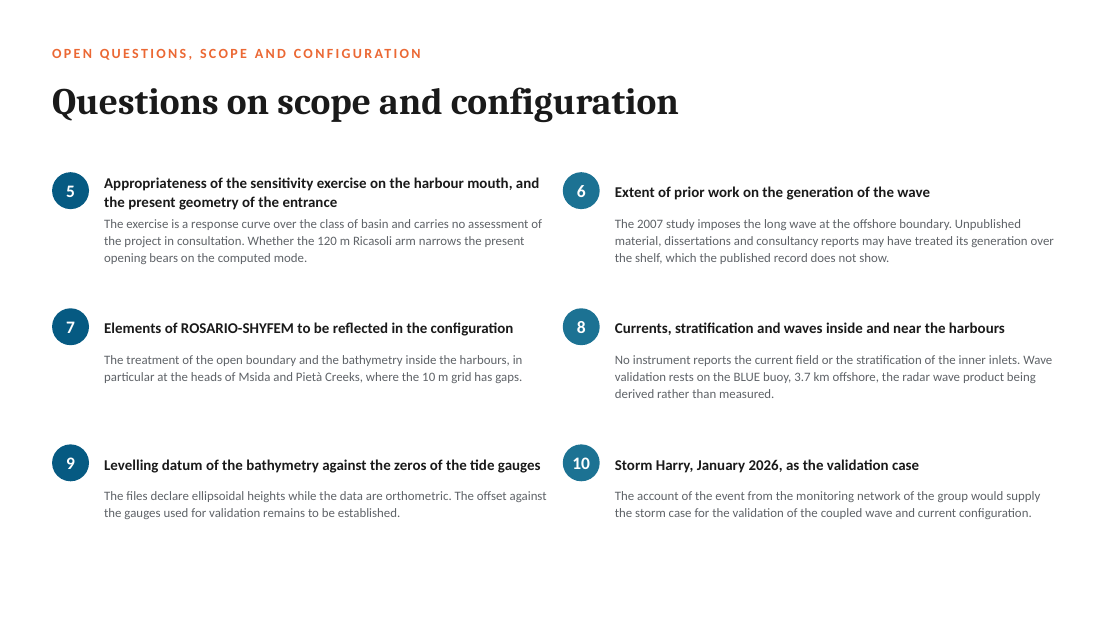
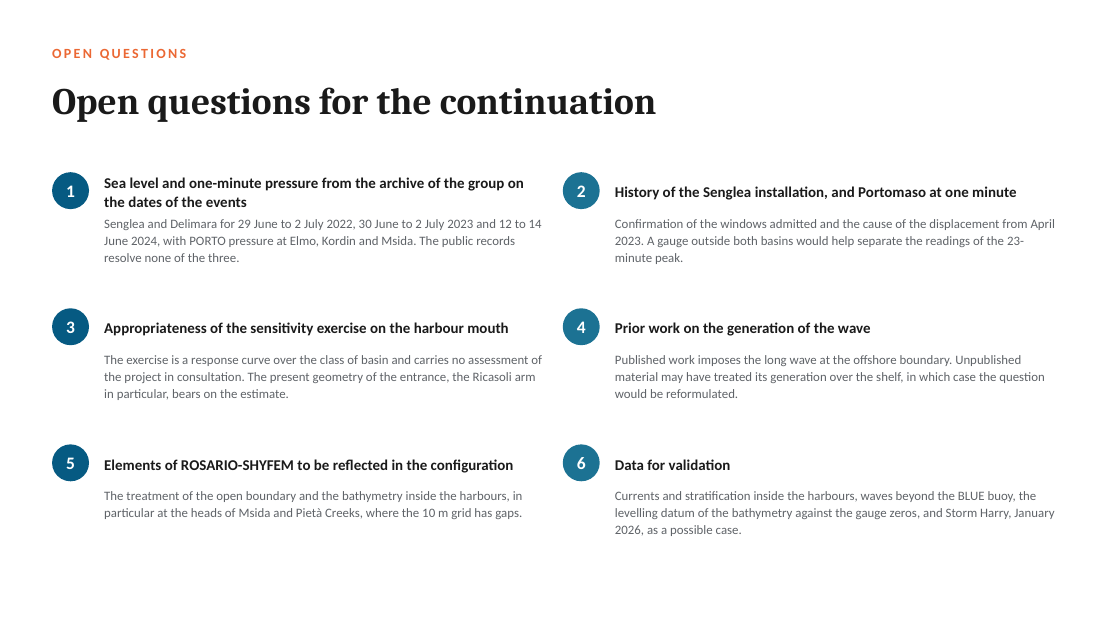
Before and after one commit to cicero-martins/MaltaDT, a slide deck: slide 15 of docs/valletta_model_concept_2026-10-08.pptx (slide 18 before the commit). Drawn at 1120x630 pixels with LibreOffice and Linux fonts; fonts in the diff are those of the drawing. Boxes give left, top, right and bottom in pixels: in the first picture for what was removed or moved away, otherwise in the second. Text is boxed around its words. In the diff, an @@ line names an element or a change of style, - is before the commit and + after.

Commit message:
docs(deck): restructure the full deck to sixteen slides and clarify the design
The slide on the eigenvalue calculation is merged into the Senglea
slide, since its role is to support one row of the period table and the
spectrum is the test of that row. The slide on the mouth sensitivity is
folded into the research questions, where it is one of three
accompanying questions. The design slide no longer opposes sweep and
hindcast, since both are planned: the sweep of 96 scenarios addresses
the long wave and the hindcast validates circulation and waves. The
assumptions behind the 160 simulated days and the 17-minute period are
stated, the open questions return to one slide of six, three-dimensional
runs move to October, and the closing slide carries the repository link
and the cover photograph.

The cover is now held in docs/deck_cover.pptx, so that a rebuild of
either deck does not depend on a previous build.

```diff
--- a/docs/valletta_model_concept_2026-10-08.pptx
+++ b/docs/valletta_model_concept_2026-10-08.pptx
@@ text at (52, 49, 187, 60): text changed @@
-OPEN QUESTIONS, SCOPE AND CONFIGURATION
+OPEN QUESTIONS
@@ text at (52, 87, 656, 122): text changed @@
-Questions on scope and configuration
+Open questions for the continuation
@@ text at (104, 177, 524, 207): text changed @@
-Appropriateness of the sensitivity exercise on the harbour mouth, and the present geometry of the entrance
+Sea level and one-minute pressure from the archive of the group on the dates of the events
@@ text at (66, 185, 75, 197): text changed @@
-5
+1
@@ text at (577, 185, 586, 197): text changed @@
-6
+2
@@ text at (615, 186, 1016, 200): text changed @@
-Extent of prior work on the generation of the wave
+History of the Senglea installation, and Portomaso at one minute
@@ text at (104, 219, 542, 262): text changed @@
-The exercise is a response curve over the class of basin and carries no assessment of the project in consultation. Whether the 120 m Ricasoli arm narrows the present opening bears on the computed mode.
+Senglea and Delimara for 29 June to 2 July 2022, 30 June to 2 July 2023 and 12 to 14 June 2024, with PORTO pressure at Elmo, Kordin and Msida. The public records resolve none of the three.
@@ text at (615, 219, 1056, 264): text changed @@
-The 2007 study imposes the long wave at the offshore boundary. Unpublished material, dissertations and consultancy reports may have treated its generation over the shelf, which the published record does not show.
+Confirmation of the windows admitted and the cause of the displacement from April 2023. A gauge outside both basins would help separate the readings of the 23-minute peak.
@@ text at (66, 321, 75, 333): text changed @@
-7
+3
@@ text at (104, 322, 508, 336): text changed @@
-Elements of ROSARIO-SHYFEM to be reflected in the configuration
+Appropriateness of the sensitivity exercise on the harbour mouth
@@ text at (577, 321, 586, 333): text changed @@
-8
+4
@@ text at (615, 322, 871, 336): text changed @@
-Currents, stratification and waves inside and near the harbours
+Prior work on the generation of the wave
@@ text at (104, 355, 542, 400): text changed @@
-The treatment of the open boundary and the bathymetry inside the harbours, in particular at the heads of Msida and Pietà Creeks, where the 10 m grid has gaps.
+The exercise is a response curve over the class of basin and carries no assessment of the project in consultation. The present geometry of the entrance, the Ricasoli arm in particular, bears on the estimate.
@@ text at (615, 355, 1044, 398): text changed @@
-No instrument reports the current field or the stratification of the inner inlets. Wave validation rests on the BLUE buoy, 3.7 km offshore, the radar wave product being derived rather than measured.
+Published work imposes the long wave at the offshore boundary. Unpublished material may have treated its generation over the shelf, in which case the question would be reformulated.
@@ text at (66, 457, 75, 469): text changed @@
-9
+5
@@ text at (104, 459, 514, 473): text changed @@
-Levelling datum of the bathymetry against the zeros of the tide gauges
+Elements of ROSARIO-SHYFEM to be reflected in the configuration
@@ text at (577, 457, 586, 469): text changed @@
-10
+6
@@ text at (615, 459, 731, 470): text changed @@
-Storm Harry, January 2026, as the validation case
+Data for validation
@@ text at (104, 491, 523, 519): text changed @@
-The files declare ellipsoidal heights while the data are orthometric. The offset against the gauges used for validation remains to be established.
+The treatment of the open boundary and the bathymetry inside the harbours, in particular at the heads of Msida and Pietà Creeks, where the 10 m grid has gaps.
@@ text at (615, 491, 1054, 536): text changed @@
-The account of the event from the monitoring network of the group would supply the storm case for the validation of the coupled wave and current configuration.
+Currents and stratification inside the harbours, waves beyond the BLUE buoy, the levelling datum of the bathymetry against the gauge zeros, and Storm Harry, January 2026, as a possible case.
```
Also in this commit, not shown: 4 other slides changed, 2 slides added, 5 slides removed, 6 other files.
